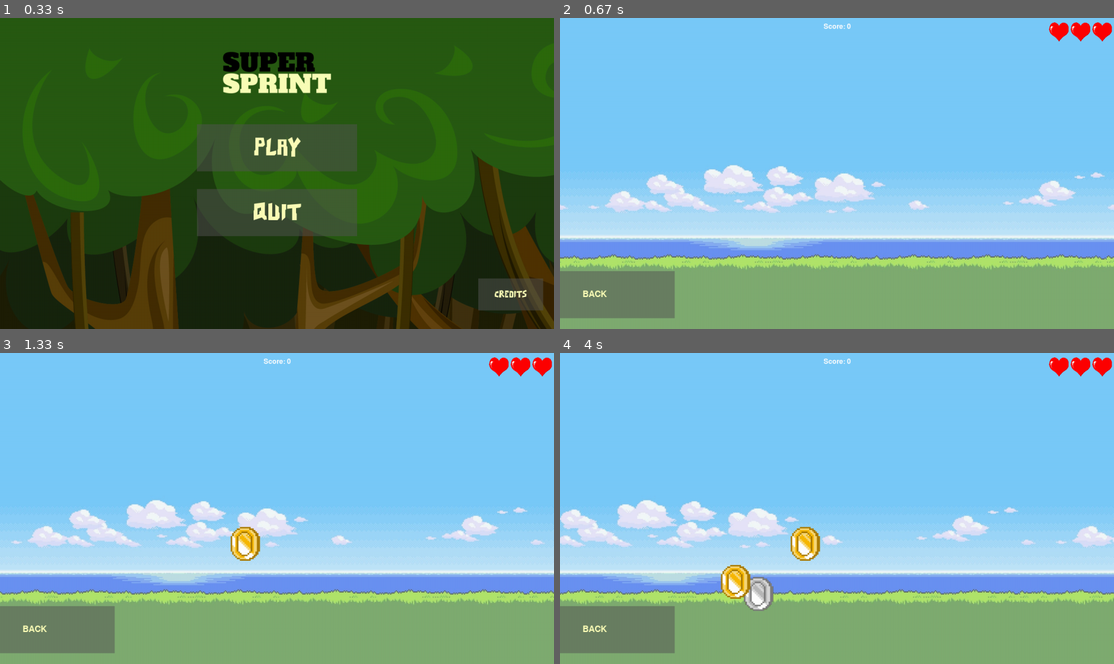
Above: before the commit, frames 1-4 (two rows, left to right).
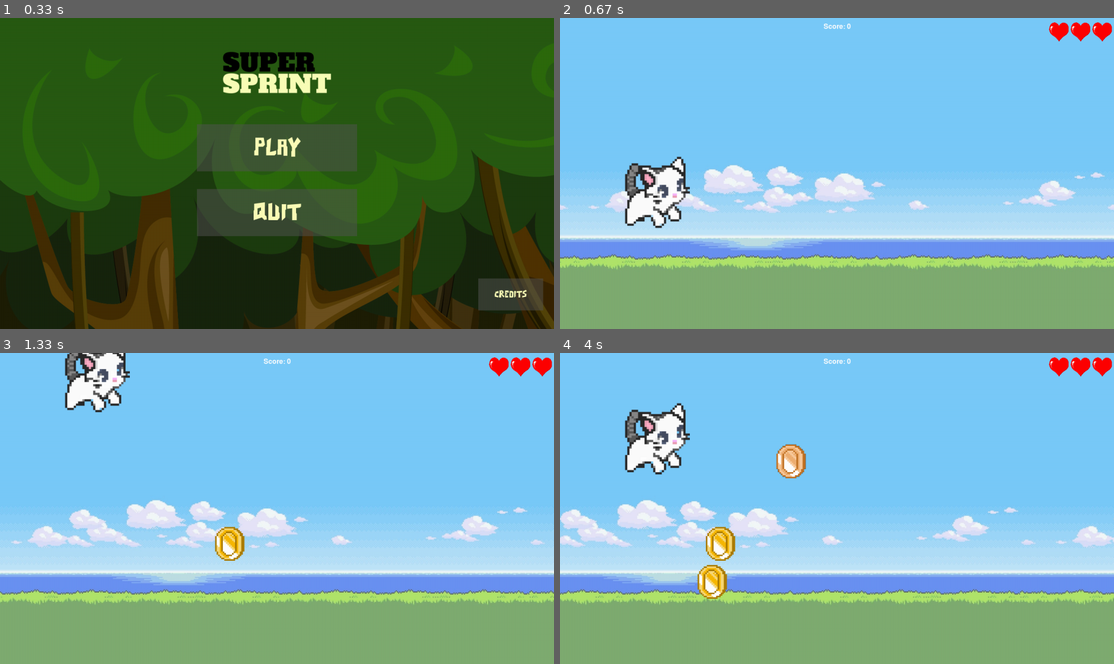
Above: after the commit, the same moments.

Repository: notAkkeri/SuperSprint
Game: pygame game, started from main.py
Same seed, same stepped clock (60 frames per second), same inputs: the game is played once before the commit and once after it.
Inputs:
- Up to frame 1 (0.33 s): no input
- Up to frame 2 (0.67 s): click "PLAY" at 0.38 s
- Up to frame 3 (1.33 s): tap Space at 0.67 s
- Up to frame 4 (4 s): no input

Frame 1 is identical in both runs. In frame 2, 4.9% of the frame differs, in the area x 0-24%, y 44-97%; in frame 3, 5.7%; in frame 4, 7.9%, in the area x 0-47%, y 16-97%.

Commit message:
0.6 -> tidyup & jumping
Update:
- Added Sprite (It's a cat, no animations yet)
- Added jumping logic
- Added gravity
- Rarity rates changes for coins
- Commenting fixes & minor bug fixes

Code clean up:
deleted some old code and added functions in "misc" just to recall them so I don't have to keep using them in different instances

Diff:
--- a/credits.py
+++ b/credits.py
@@ -1,12 +1,11 @@
 import pygame
 import sys
 from button import Button
+from misc import get_font
+SCREEN_HEIGHT = 720
 
 def displayCredits(SCREEN):
     credits_screen = True
-
-    def get_font(size):
-        return pygame.font.Font("assets/font1.ttf", size)
 
     while credits_screen:
         SCREEN.fill((0, 0, 0))
--- a/gameEngine.py
+++ b/gameEngine.py
@@ -1,27 +1,14 @@
 import pygame
 import sys
 import random
+from misc import *
 from button import Button
 from itemSpawner import spawn_coins, Coin, coinTime, despawn_coins
 
 pygame.init()
 
-def get_font(size):
-    return pygame.font.Font("assets/font1.ttf", size)
-
-def get_heart_icon():
-    return pygame.image.load("assets/heartIcon.png")
-
-def get_gold_icon():
-    return pygame.image.load("assets/goldCoin.png")
-
-def get_silver_icon():
-    return pygame.image.load("assets/silverCoin.png")
-
-def get_bronze_icon():
-    return pygame.image.load("assets/bronzeCoin.png")
-
-
+#global variables
+SCREEN_HEIGHT = 720
 last_coin_spawn_time = pygame.time.get_ticks()
 
 # Function to display the game screen
@@ -31,34 +18,34 @@
 
     # coins
     coins = []
+    coinsDelete = []
 
-    #scores
+    # scores
     score = 0
 
     # healthy (lives)
     heart_icon = pygame.transform.scale(get_heart_icon(), (45, 45))
     lives = 3
 
-    #background
+    # background
     gameBG = pygame.image.load("assets/gameBG.png")
     bg_x = 0  # Initial x-position of the background
 
-   # button variables
-    back_to_menu_button = Button(image=pygame.image.load("assets/rect.png"), pos=(80, 640),
+    # button variables
+    back_to_menu_button = Button(image=pygame.image.load("assets/rect1.png"), pos=(80, 80),
                                  text_input="BACK", font=get_font(30), base_color="#fbfdb7", hovering_color="#f8cd78")
+
+
+    hero = Hero(SCREEN_HEIGHT)
 
     # main loop
     while game_screen:
         SCREEN.fill((0, 0, 0))
         pygame.display.set_caption("Super Sprint")
 
-        # draws & generates background
-            # works by constantly updating position of the background with each frame in the loop (gives the appearence of consitently moving)
-        bg_x -= 1  # Speed of background moving
-        if bg_x < -gameBG.get_width():
-            bg_x = 0
-        SCREEN.blit(gameBG, (bg_x, 0))
-        SCREEN.blit(gameBG, (bg_x + gameBG.get_width(), 0))
+        # background
+        backgroundScroll(gameBG, bg_x, SCREEN)
+        bg_x = backgroundScroll(gameBG, bg_x, SCREEN)
 
         # Hearts display
         for i in range(lives):
@@ -66,15 +53,23 @@
             SCREEN.blit(heart_icon, (x, 10))
 
         # Display the score at the top-middle of the screen
-        score_text = get_font(24).render(f"Score: {score}", True, (255, 255, 255))
-        score_rect = score_text.get_rect(center=(SCREEN.get_width() // 2, 20))
-        SCREEN.blit(score_text, score_rect)
-
+        drawScore(SCREEN, score)
 
         # Coin spawning
         if random.random() < 0.01:
             spawn_coins(coins, SCREEN.get_width(), SCREEN.get_height(), get_gold_icon(), get_silver_icon(), get_bronze_icon())
-        # coin draw
+
+        # despawn if coin touches void
+        for coin in coins:
+            coin.x -= 1
+            if coin.x + coin.coin_type.get_width() < 0:
+                coinsDelete.append(coin)
+
+        # deletes every coin in the delete list
+        for coin in coinsDelete:
+            coins.remove(coin)
+
+        # prints coin on the screen
         for coin in coins:
             coin.draw(SCREEN)
 
@@ -83,11 +78,17 @@
         last_coin_spawn_time = coinTime(coins, last_coin_spawn_time, SCREEN, get_gold_icon, get_silver_icon, get_bronze_icon)
 
 
-        # menu button
-        back_to_menu_button.changeColor(pygame.mouse.get_pos())
-        back_to_menu_button.update(SCREEN)
+        hero.update()
 
-        # button activation check then goes back to menu
+        keys = pygame.key.get_pressed()
+        if keys[pygame.K_SPACE]:
+            print("Spacebar pressed")  # Add this line to check if the spacebar is detected
+            hero.jump()
+
+        # Draw the hero character
+        SCREEN.blit(hero.image, hero.rect)
+
+        # button activation check then goes back to menu (temp)
         for event in pygame.event.get():
             if event.type == pygame.QUIT:
                 game_screen = False
--- a/itemSpawner.py
+++ b/itemSpawner.py
@@ -12,12 +12,12 @@
     def draw(self, SCREEN):
         SCREEN.blit(self.coin_type, (self.x, self.y))
 
-#Coin spawner  & rarity
+#Coin spawner & rarity
 def spawn_coins(coins, width, height, goldCoin, silverCoin, bronzeCoin):
     coin_probabilities = {
-        "gold": 0.1, # 10%
-        "silver": 0.25, # 25%
-        "bronze": 0.50 # 50%
+        "gold": 0.05, # 5%
+        "silver": 0.15, # 15%
+        "bronze": 0.80 # 80%
     }
 
     if random.random() < coin_probabilities["gold"]:
@@ -32,7 +32,7 @@
     current_time = pygame.time.get_ticks()
     time_elapsed = current_time - last_coin_spawn_time
 
-    if time_elapsed >= 50000:
+    if time_elapsed >= 90000:
         spawn_coins(coins, SCREEN.get_width(), SCREEN.get_height(), get_gold_icon(), get_silver_icon(), get_bronze_icon())
         last_coin_spawn_time = current_time
 
--- /dev/null
+++ b/misc.py
@@ -0,0 +1,64 @@
+import pygame
+
+# MISC #
+
+def get_heart_icon():
+    return pygame.image.load("assets/heartIcon.png")
+
+def get_gold_icon():
+    return pygame.image.load("assets/goldCoin.png")
+
+def get_silver_icon():
+    return pygame.image.load("assets/silverCoin.png")
+
+def get_bronze_icon():
+    return pygame.image.load("assets/bronzeCoin.png")
+
+def get_font(size):
+    return pygame.font.Font("assets/font1.ttf", size)
+
+def backgroundScroll(bg_image, bg_x, screen):
+    bg_x -= 1
+    if bg_x < -bg_image.get_width():
+        bg_x = 0
+    screen.blit(bg_image, (bg_x, 0))
+    screen.blit(bg_image, (bg_x + bg_image.get_width(), 0))
+    return bg_x
+
+def drawScore(SCREEN, score):
+    score_text = get_font(24).render(f"Score: {score}", True, (255, 255, 255))
+    score_rect = score_text.get_rect(center=(SCREEN.get_width() // 2, 20))
+    SCREEN.blit(score_text, score_rect)
+
+# CHARACTER #
+SCREEN_HEIGHT = 720
+JUMP_STRENGTH = -11
+GRAVITY = 0.1
+class Hero(pygame.sprite.Sprite):
+    def __init__(self, screen_height):
+        super().__init__()
+        self.image = pygame.image.load("assets/hero.png")
+        self.rect = self.image.get_rect()
+        self.rect.topleft = (150, screen_height - self.rect.height - 250)
+        self.velocity_y = 0
+        self.is_jumping = False
+        self.coins_collected = 0
+
+    def update(self):
+        # Apply gravity
+        self.velocity_y += GRAVITY
+        self.rect.y += self.velocity_y
+
+        # Keep the character on the ground
+        if self.rect.y >= SCREEN_HEIGHT - self.rect.height:
+            self.rect.y = SCREEN_HEIGHT - self.rect.height
+            self.is_jumping = False
+            self.velocity_y = 0
+
+    def jump(self):
+        if not self.is_jumping:
+            self.velocity_y = JUMP_STRENGTH
+            self.is_jumping = True
+
+    def collect_coin(self):
+        self.coins_collected += 1
Binary file added: Assets/hero.png
